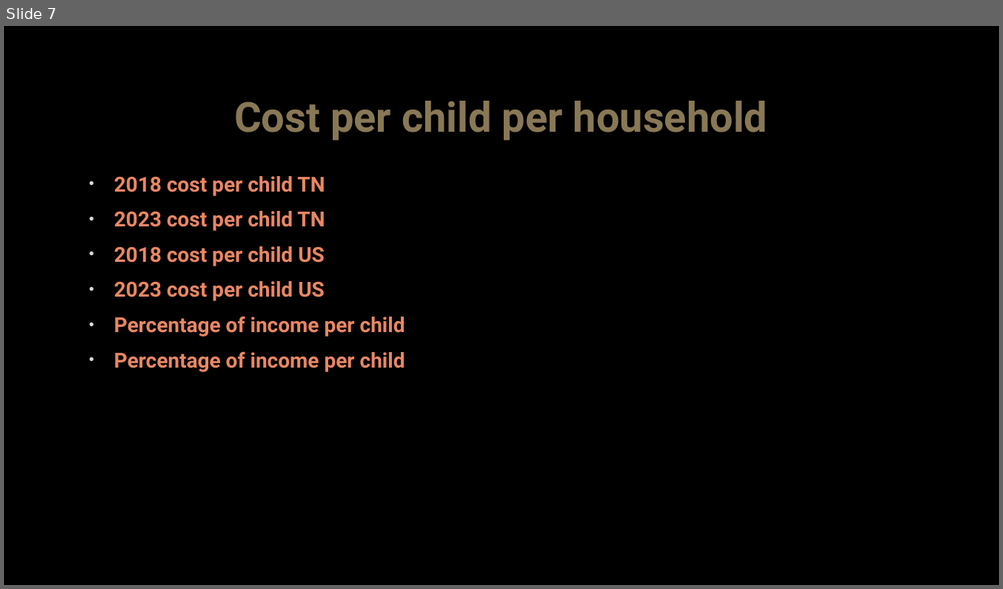
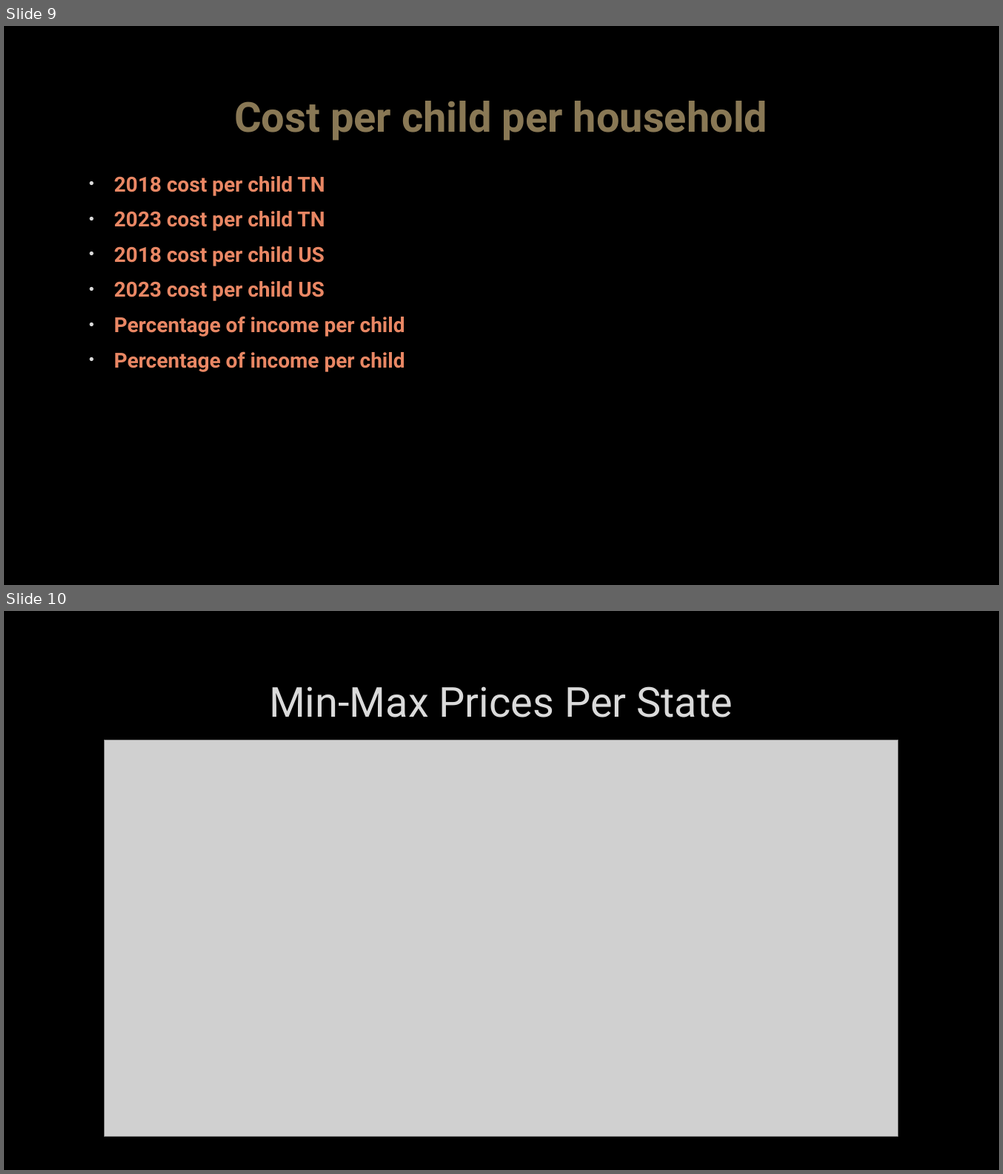
Before and after one commit to Clivesay1/Project-1, a slide deck: Project_1 Slidedeck.pptx. Shown one above the other, each under a label of ours: slide 7 before the commit, slides 9 and 10 after it. The pictures are 1003x589 and 1003x1174 pixels, drawn with LibreOffice and Linux fonts; fonts in the diff are those of the drawing; grey boxes stand for pictures; background and template pictures are left out. Boxes give left, top, right and bottom in pixels: in the first picture for what was removed or moved away, otherwise in the second. Text is boxed around its words. In the diff, an @@ line names an element or a change of style, - is before the commit and + after.

```diff
--- a/Project_1 Slidedeck.pptx
+++ b/Project_1 Slidedeck.pptx
@@ slide 10 added at [4,611,999,1170], background picture (left out) @@
@@ title added at [269,686,732,718], 40 pt, text #DADADA @@
+Min-Max Prices Per State
@@ picture added at [104,740,898,1137] @@
@@ what was slide 7 is now slide 9 @@
```
Also in this commit, not shown: 4 slides changed, 6 other slides added, 4 slides removed, 7 other files.
